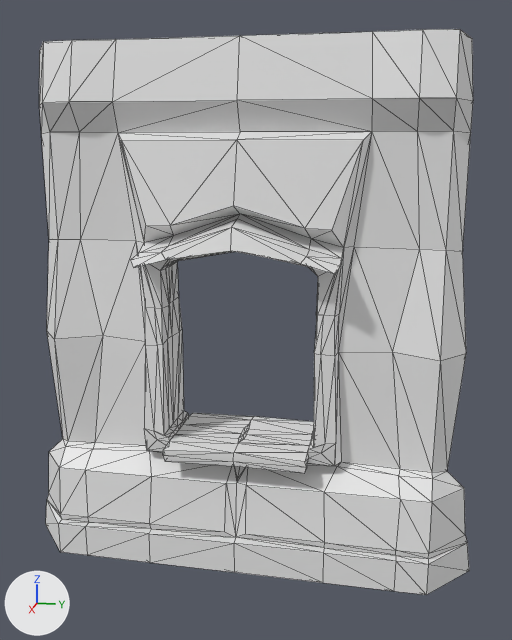
Before and after pictures for a commit that changed the glTF model client/assets/models/buildings/sections/wall_3_window_stone.glb.
Rendered twice from a 50 mm camera at (5.31, 1.16, 3.25) aimed at (-0.03, 0.09, 1.92). The axes (+X, +Y, +Z) are drawn at lower left. The lights are the same throughout. Mesh edges are drawn as thin lines. Vertices at the same position are counted once.

Names of what the first picture shows: 'wall_3_window_stone'.
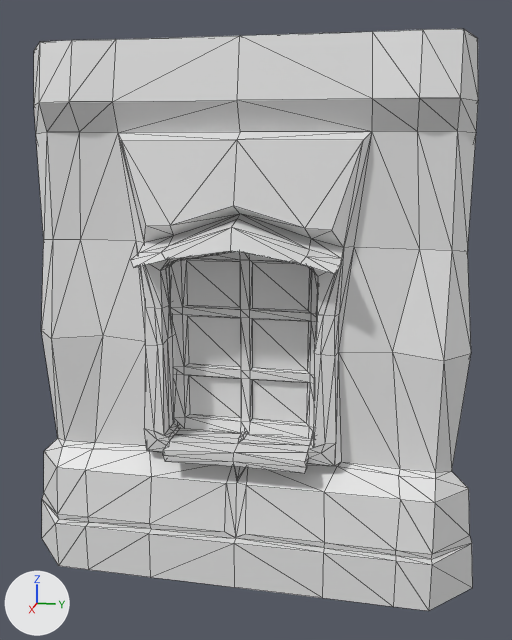
Changed parts and their boxes [x1, y1, x2, y2] in the pictures (512 x 640 px):
'wall_3_window_stone', reshaped
    before: [39, 29, 473, 595]
    after: [34, 29, 478, 611]
part 1 of me_grid_031, added
    after: [170, 252, 318, 438]
part 2 of me_grid_031, cut back
    before: [39, 29, 473, 595]
    after: [34, 29, 478, 611]

The change in detail:
me_grid_031 is used by ob_wall_3_window_stone; location (0.0, 0.0, 0.0).
me_grid_031 had 441 vertices, 880 faces and spanned x -0.44..0.43, y -1.84..1.85, z -0.25..4.01.
me_grid_031 now has 582 vertices, 1094 faces and spans x -0.44..0.43, y -1.88..1.88, z -0.21..4.01.
me_grid_031 part 1: a new loose piece of 72 vertices spanning x -0.11..-0.04, y -0.61..0.61, z 0.95..2.5.
Part 2, on me_grid_031:
15 vertices are removed from x -0.39..0.39, y -1.43..1.45, z -0.25..-0.06.
58 faces are deleted.
13 vertices in x -0.35..0.39, y -1.5, z 0.2..1.75 move by (0.0, -0.02, 0.0).
13 vertices in x -0.35..0.39, y 1.5, z 0.2..1.75 move by (0.0, 0.02, 0.0).
10 vertices in x -0.07..0.07, y 1.5..1.79, z 0.25..3.96 move by (0.0, 0.04, 0.0).
9 vertices in x 0.0, y -1.8..-1.58, z 0.19..3.96 move by (0.0, -0.05, 0.0).
8 vertices in x -0.17..0.17, y 1.5..1.82, z 0.19..4.01 move by (0.0, 0.03, 0.0).
7 vertices in x -0.17..0.17, y -1.5, z 3.35..4.01 move by (0.0, -0.03, 0.0).
14 vertices move from x -0.39..0.39, y -1.84..1.85, z -0.06..2.53 to x -0.39..0.39, y -1.88..1.88, z -0.21..2.53.
6 vertices are added at (0.09, 0.0, 0.8), (-0.11, 0.0, 0.84), (0.32, 0.0, 0.2), (-0.11, 0.0, 0.84), (-0.11, 0.0, 0.84), (0.09, 0.0, 0.81).
6 new vertices lie (0.0, 0.0, -0.4) away from vertices in x -0.39..0.39, y -0.71..0.71, z 0.2.
36 new faces join them.
